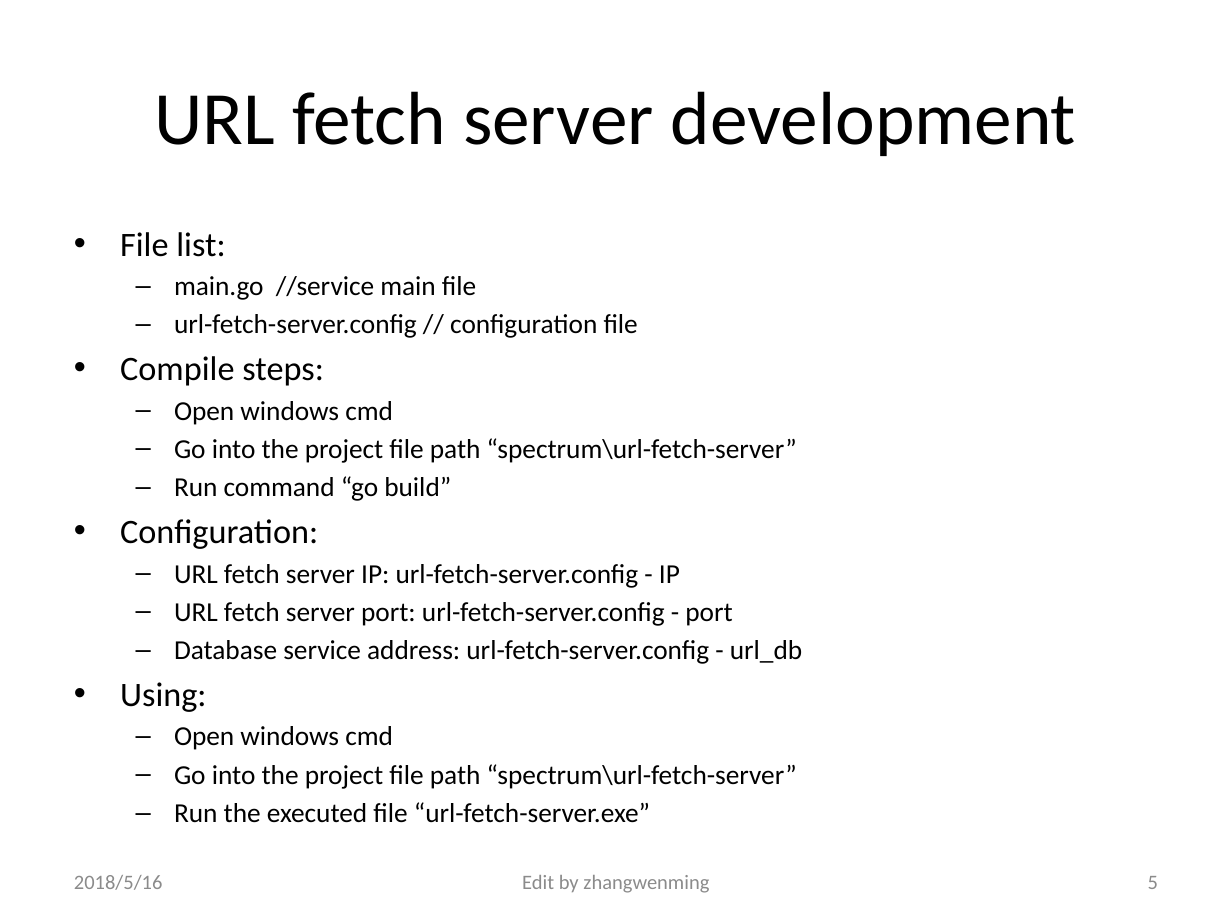
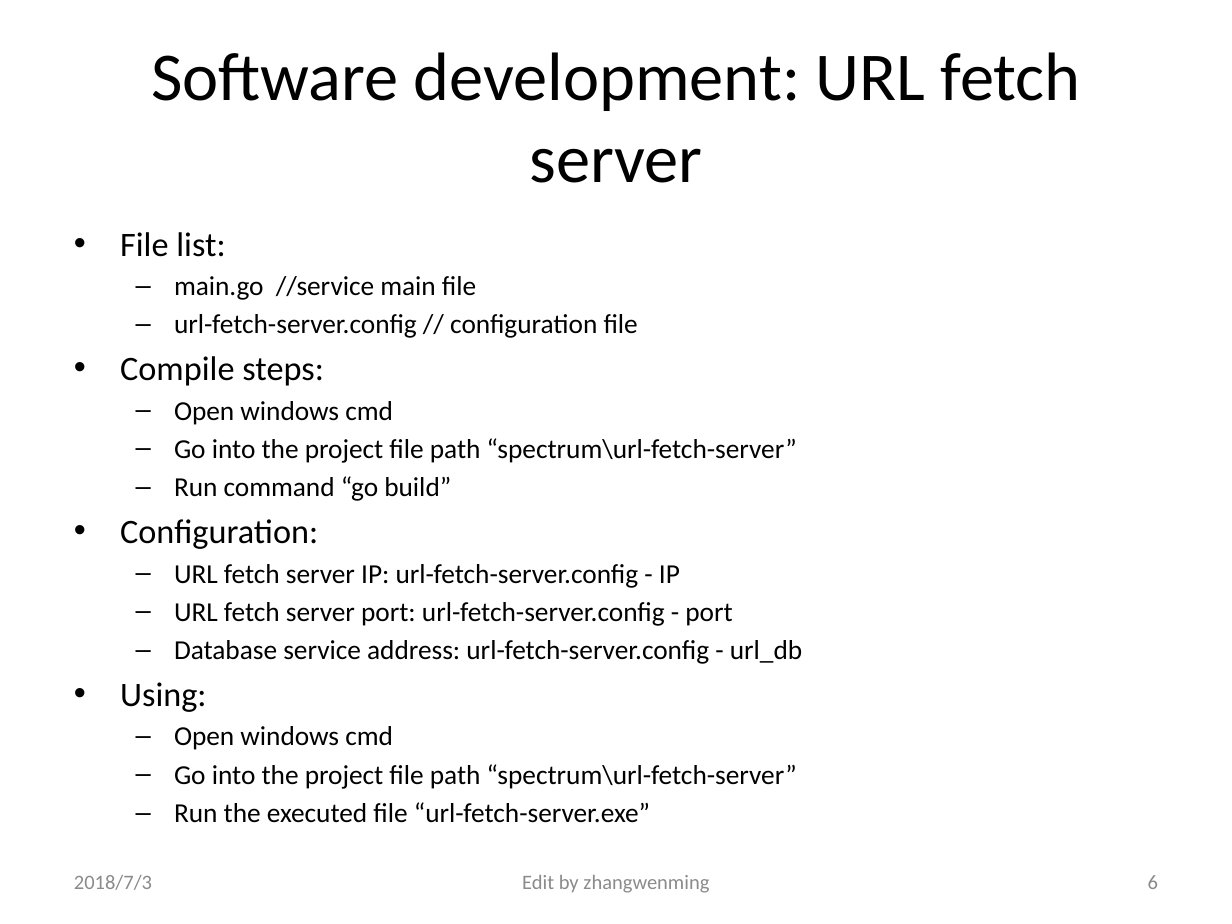
Before and after one commit to civa-z/spectrum, a slide deck: slide 6 of Spectrum_server_specification.pptx (slide 5 before the commit). Drawn at 1232x924 pixels with LibreOffice and Linux fonts; fonts in the diff are those of the drawing. Boxes give left, top, right and bottom in pixels: in the first picture for what was removed or moved away, otherwise in the second. Text is boxed around its words. In the diff, an @@ line names an element or a change of style, - is before the commit and + after.

Commit message:
Update specification of database server

```diff
--- a/Spectrum_server_specification.pptx
+++ b/Spectrum_server_specification.pptx
@@ title at <box>151,52,1081,183</box>: text changed; size 44 to 40 pt @@
-URL fetch server development
+  Software development: URL fetch server
@@ text at <box>74,875,152,890</box>: text changed @@
-2018/5/16
+2018/7/3
@@ page number at <box>1148,875,1158,889</box>: text changed @@
-5
+6
```
Also in this commit, not shown: 6 other slides changed, 1 slide added.
